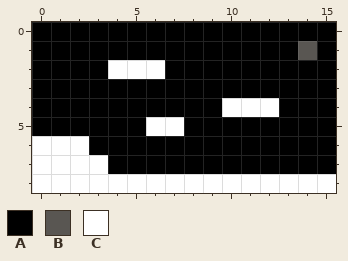
Two versions of one pixel-art file, data/images/levels/level_1_0.aseprite. The picture above is the old version.
16x9 pixels, 1 frame.
Visible layers, top first: "Layer 2", "Layer 1".
Palette (. is transparent): A #000000  B #595652  C #ffffff
Pixels before, first column x 0:
0 AAAAAAAAAAAAAAAA
1 AAAAAAAAAAAAAABA
2 AAAACCCAAAAAAAAA
3 AAAAAAAAAAAAAAAA
4 AAAAAAAAAACCCAAA
5 AAAAAACCAAAAAAAA
6 CCCAAAAAAAAAAAAA
7 CCCCAAAAAAAAAAAA
8 CCCCCCCCCCCCCCCC
Once edited:
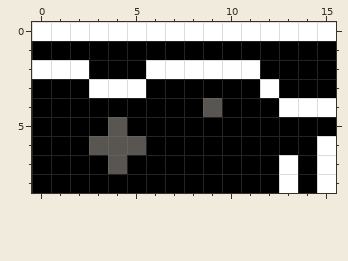
What changed:
layer "Layer 1" removed
Changed rows in their new state; - is an unchanged pixel.
Layer "Layer 2":
first column x 0:
0 CCCCCCCCCCCCCCCC
1 --------------A-
2 CCC-AA-CCCCC----
3 ---CCC------C---
4 ---------BAAACCC
5 ----B-AA--------
6 AAABBB---------C
7 AAAAB--------C-C
8 AAAAAAAAAAAAA-A-
Changed places in both pictures, as pixel boxes (x1, y1, x2, y2):
changed: (32, 22, 336, 193)
